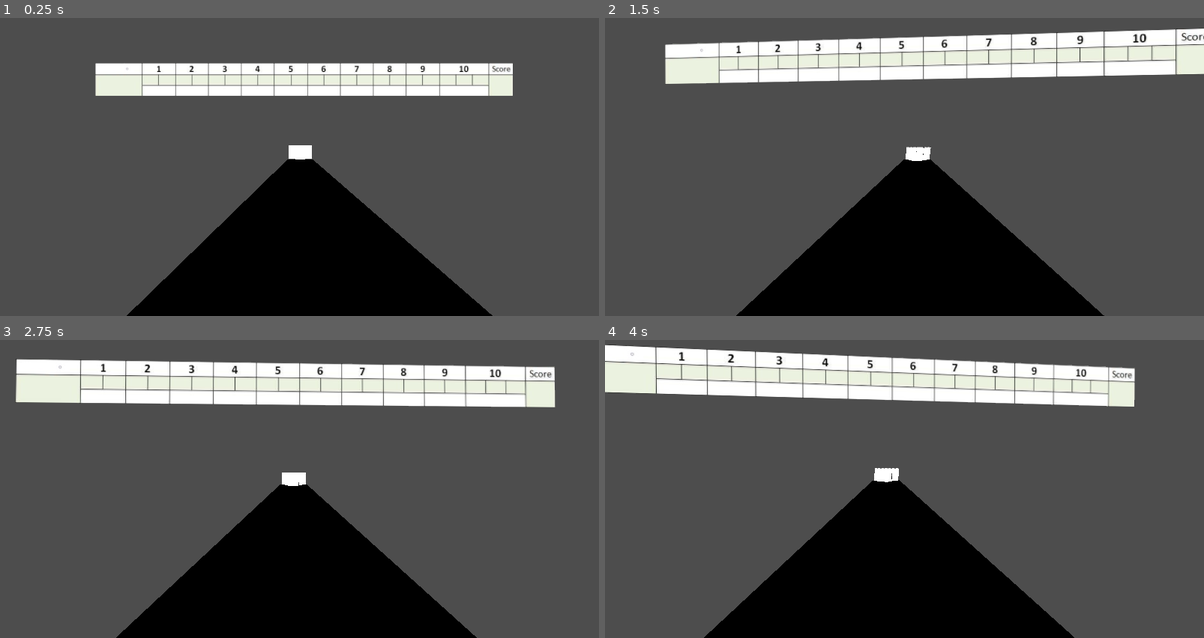
Above: before the commit, frames 1-4 (two rows, left to right).
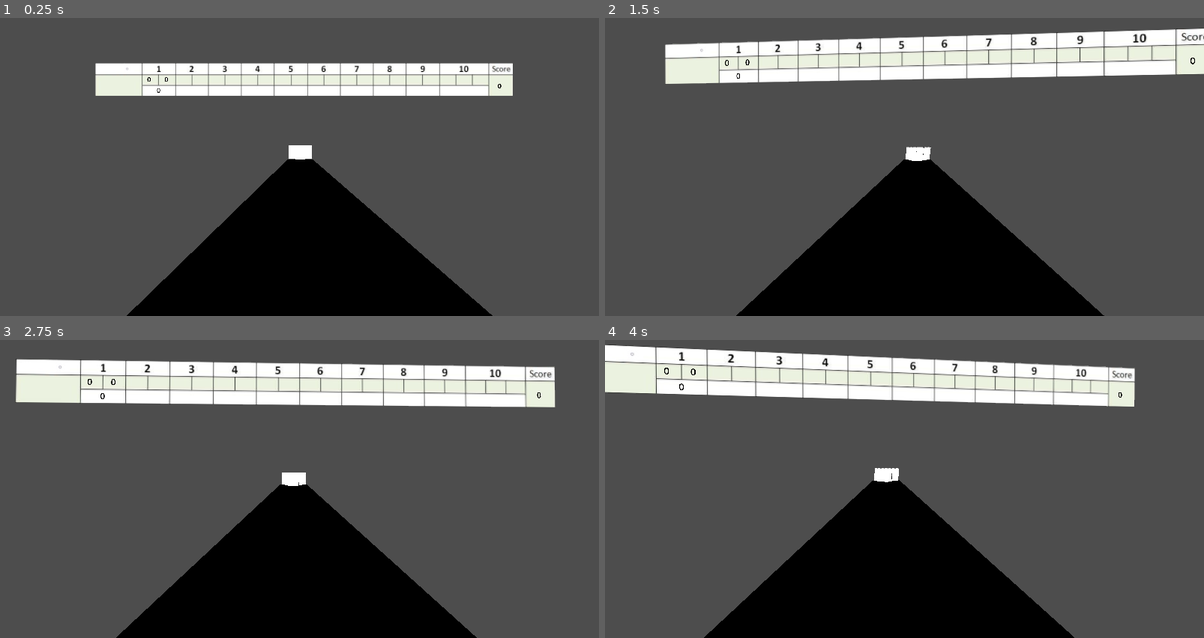
Above: after the commit, the same moments.

Repository: Lewis-Adkins/Godot_Bowling
Game: Godot game, scene res://main.tscn
Same seed, same stepped clock (60 frames per second), same inputs: the game is played once before the commit and once after it.
Inputs (mouse positions are in pixels of both pictures, inside the frame that each line leads up to):
- Up to frame 1 (0.25 s): no input
- Up to frame 2 (1.5 s): move the mouse to (934, 146) at 0.52 s; hold W (move_forward) from 0.53 s (still down); tap E (interact) at 0.6, 1.35 s; move the mouse to (874, 149) at 1.27 s
- Up to frame 3 (2.75 s): keep holding W (move_forward); tap Enter at 2 s; move the mouse to (311, 465) at 2.02 s; tap E (interact) at 2.1 s
- Up to frame 4 (4 s): keep holding W (move_forward); tap Space at 2.75 s; move the mouse to (898, 474) at 2.77 s; tap E (interact) at 2.85, 3.6 s; tap Enter at 3.5 s; move the mouse to (946, 474) at 3.52 s

The runs differ from the first frame. In frame 1, less than 0.1% of the frame differs, in the area x 24-84%, y 19-26%; in frame 2, less than 0.1%; in frame 3, less than 0.1%; in frame 4, less than 0.1%, in the area x 9-87%, y 9-20%.
Error before the commit: Parse Error: Expected variable name after "var". (res://scripts/frame_calculation.gd:7)

Commit message:
handles strikes - needs X

Diff:
--- a/entities/pillar.tscn
+++ b/entities/pillar.tscn
@@ -13,6 +13,10 @@
 @onready var ball_thrown_node = $\"../../Player/TwistPivot/PitchPivot/Camera3D/RayCast_player\"
 @onready var reset_timer = $Timer
 
+signal pillar_reset
+
+
+
 func _ready():
 	ball_thrown_node.ball_thrown.connect(_on_ball_thrown)
 	initial_transform = global_transform
@@ -24,16 +28,22 @@
 		reset_timer.start() # Start the timer after the second throw
 
 
+func pillar_reset_func()->void:
+
+	pass
+
 func _on_timer_timeout():
-
 	global_transform = initial_transform
 	global_transform.basis = Basis()
 
 	linear_velocity = Vector3.ZERO
 	angular_velocity = Vector3.ZERO
+	number_of_throws = 0
 
 
-	number_of_throws = 0 # Reset the number of throws after reset
+
+
+
 "
 
 [sub_resource type="StandardMaterial3D" id="StandardMaterial3D_llb7i"]
--- a/main.tscn
+++ b/main.tscn
@@ -82,9 +82,14 @@
 wait_time = 0.2
 one_shot = true
 
+[node name="pillar_reset_timer" type="Timer" parent="frame_calculation"]
+wait_time = 2.955
+one_shot = true
+
 [node name="ScoreScreen" parent="." instance=ExtResource("7_e0xra")]
 transform = Transform3D(1, 0, 0, 0, 1, 0, 0, 0, 1, 0, 3.51219, -8.54431)
 
 [connection signal="tree_entered" from="." to="frame_calculation" method="_on_world_tree_entered"]
 [connection signal="timeout" from="frame_calculation/next_frame_timer" to="frame_calculation" method="_on_next_frame_timer_timeout"]
 [connection signal="timeout" from="frame_calculation/strike_spare_timer" to="frame_calculation" method="_on_strike_spare_timer_timeout"]
+[connection signal="timeout" from="frame_calculation/pillar_reset_timer" to="frame_calculation" method="_on_pillar_reset_timer_timeout"]
--- a/scripts/BowlingScoreSheet.gd
+++ b/scripts/BowlingScoreSheet.gd
@@ -8,6 +8,7 @@
 
 func filling_score_card()->void:
 
+	print(final_score)
 	var number_of_frames: int = all_frames.size()+1
 	var scores_per_frame: int = 4 # Score per frame + 1 because of iterator... its really 3
 	var frame_labels: Node
@@ -15,6 +16,10 @@
 	var final_score_label:Node
 
 	final_score_label = get_node("Final_Score")
+
+	var final_score_input: String = str(final_score)
+
+	final_score_label.set_text(final_score_input)
 
 
 
--- a/scripts/frame_calculation.gd
+++ b/scripts/frame_calculation.gd
@@ -2,9 +2,16 @@
 
 @onready var ball_thrown_node = $"../Player/TwistPivot/PitchPivot/Camera3D/RayCast_player"
 @onready var pillar_pyramid = $"../pillar_pyramid"
+
+
 @onready var next_frame_timer = get_node("next_frame_timer")
 @onready var strike_frame_timer = get_node("strike_spare_timer")
-@onready var
+@onready var pillar_reset_timer = get_node("pillar_reset_timer")
+
+var pillars_in_pyramid: int = 10
+var a_pillar: Node
+var pillar_initial_transform: Transform3D
+
 var number_of_throws: int = 0
 var number_of_frames: int = 10
 
@@ -38,37 +45,49 @@
 	if number_of_throws == 2:
 		next_frame_timer.start()
 
-func strike():
+func pillar_reset() -> void:
+	for pillar_index in range(1, pillars_in_pyramid + 1):
+		var pillar_name = "pillar" + str(pillar_index)
+		var pillar_node = pillar_pyramid.get_node(pillar_name)
+
+		pillar_node._on_timer_timeout()
+
+
+
+
+func _on_next_frame_timer_timeout():
+
 	frame_index += 1
 	final_score += all_frames["Frame #" + str(frame_index)][2]
 
 	your_frame += 1
 	two_throw_frame_score = Vector3(0,0,0)
 
+
+
 	number_of_throws = 0
+
 
 	return [number_of_throws, your_frame, final_score]
 
-func _on_next_frame_timer_timeout():
-	frame_index += 1
-	final_score += all_frames["Frame #" + str(frame_index)][2]
-
-	your_frame += 1
-	two_throw_frame_score = Vector3(0,0,0)
-
+func strike():
 	number_of_throws = 0
-
-	return [number_of_throws, your_frame, final_score]
+	next_frame_timer.start()
+	pillar_reset_timer.start()
+	print("pillar timer:", pillar_reset_timer.time_left)
+	print("frame timer:", next_frame_timer.time_left)
 
 func _on_strike_spare_timer_timeout():
-	_on_next_frame_timer_timeout()
+	next_frame_timer.start()
+
+func _on_pillar_reset_timer_timeout():
+	pillar_reset()
 
 func store_throw_score(pins_knocked: int, two_throw_frame_score: Vector3, recorded_throw_score: int):
 	recorded_throw_score = record_throw_score(pins_knocked)
 	two_throw_frame_score[0] = recorded_throw_score
 
 func _process(delta):
-
 
 	var sum_of_points = pillar_pyramid.sum_of_points
 
@@ -80,9 +99,8 @@
 
 		two_throw_frame_score[0] = first_score
 
-		if two_throw_frame_score[0] == 10:
-
-			strike_frame_timer.start()
+		if two_throw_frame_score[0] == 10 && number_of_throws == 1:
+			strike()
 
 	elif number_of_throws == 2:
 
@@ -91,12 +109,5 @@
 		second_score = second_score - two_throw_frame_score[0]
 		two_throw_frame_score[1] = second_score
 
-
-
-
 	two_throw_frame_score_combined = two_throw_frame_score[0] + two_throw_frame_score[1]
 	two_throw_frame_score[2] = two_throw_frame_score_combined
-
-
-
-	print(all_frames)
